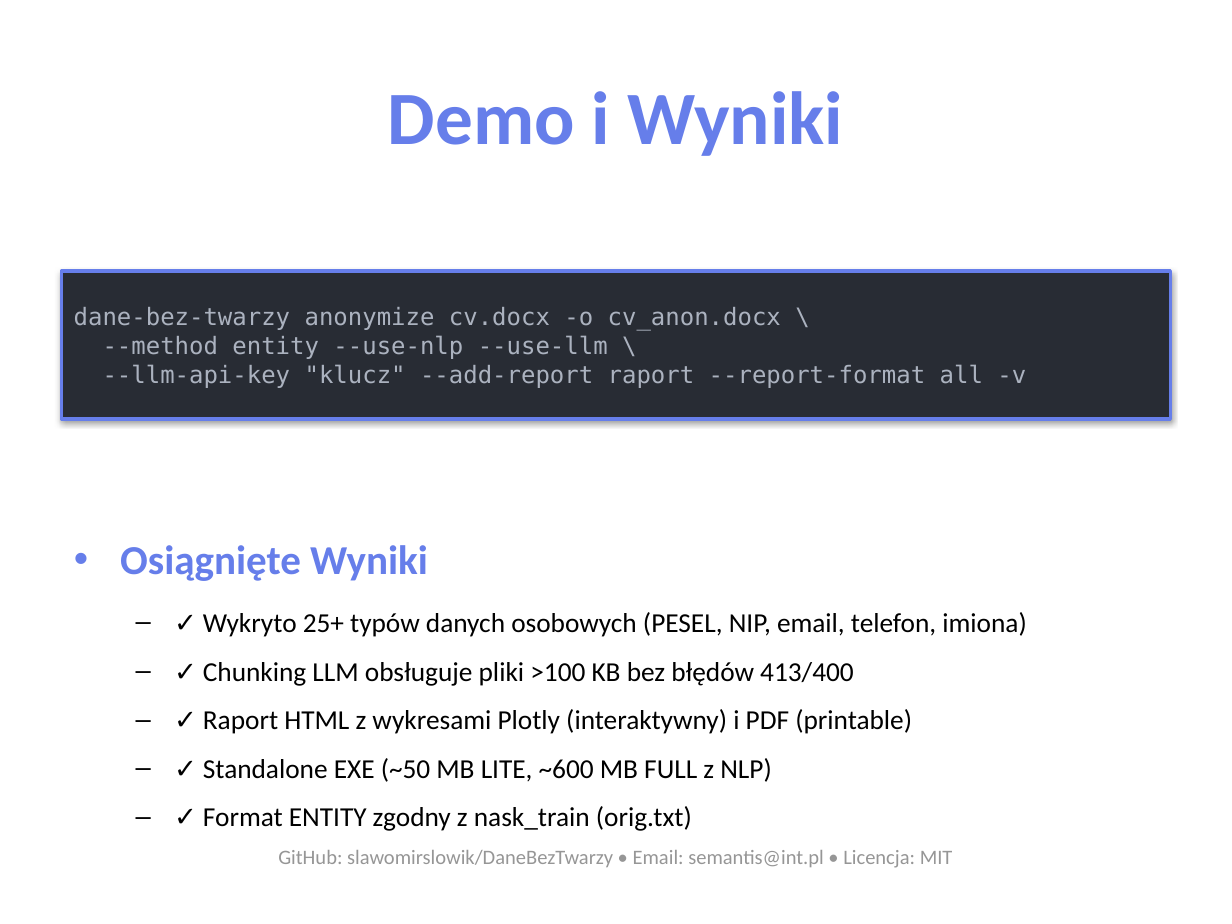
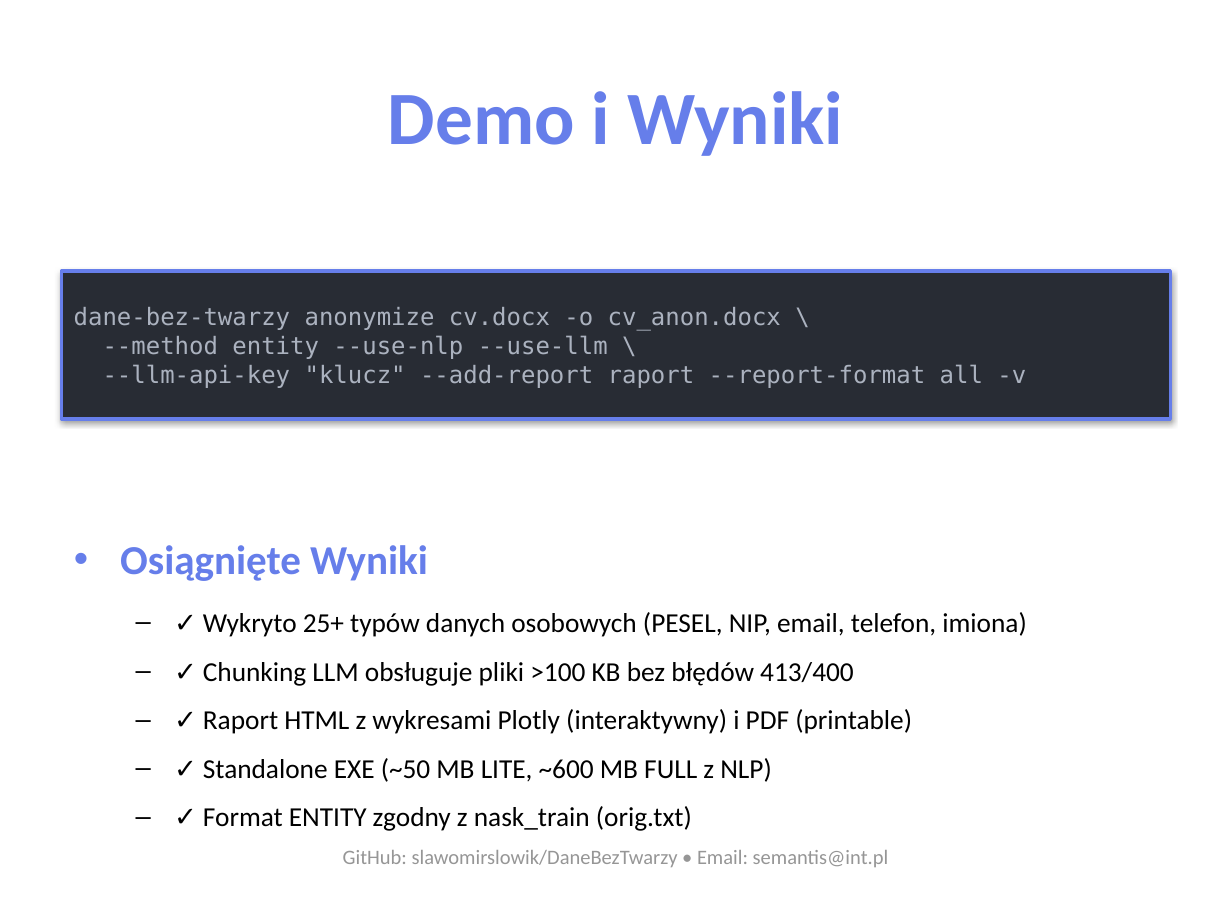
Before and after one commit to slawomirslowik/DaneBezTwarzy, a slide deck: slide 5 of DaneBezTwarzy_Prezentacja.pptx. Drawn at 1232x924 pixels with LibreOffice and Linux fonts; fonts in the diff are those of the drawing. Boxes give left, top, right and bottom in pixels: in the first picture for what was removed or moved away, otherwise in the second. Text is boxed around its words. In the diff, an @@ line names an element or a change of style, - is before the commit and + after.

```diff
--- a/DaneBezTwarzy_Prezentacja.pptx
+++ b/DaneBezTwarzy_Prezentacja.pptx
@@ text at <box>343,850,889,867</box>: text changed @@
-GitHub: slawomirslowik/DaneBezTwarzy • Email: semantis@int.pl • Licencja: MIT
+GitHub: slawomirslowik/DaneBezTwarzy • Email: semantis@int.pl
```
Also in this commit, not shown: 1 other slide changed, 3 other files.
